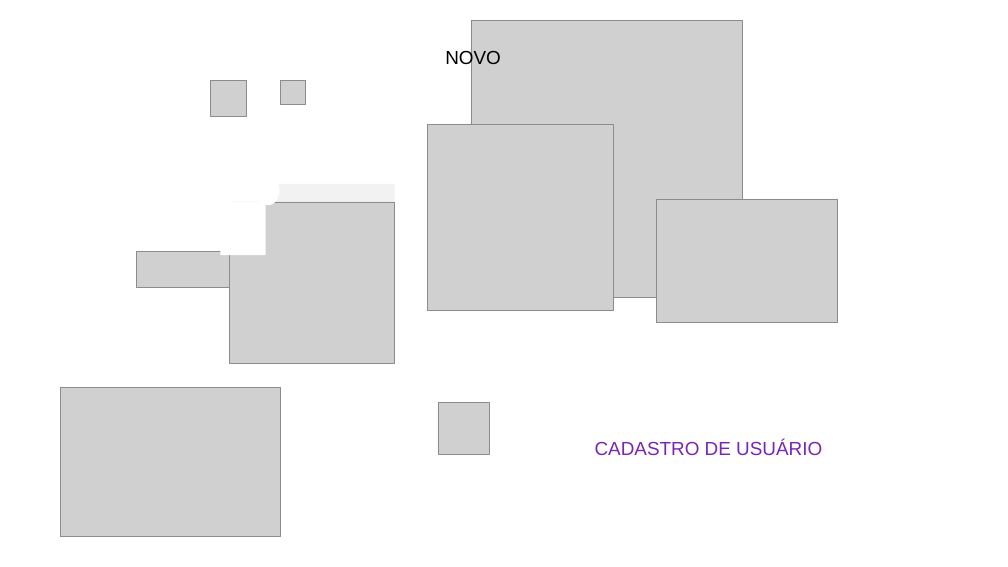
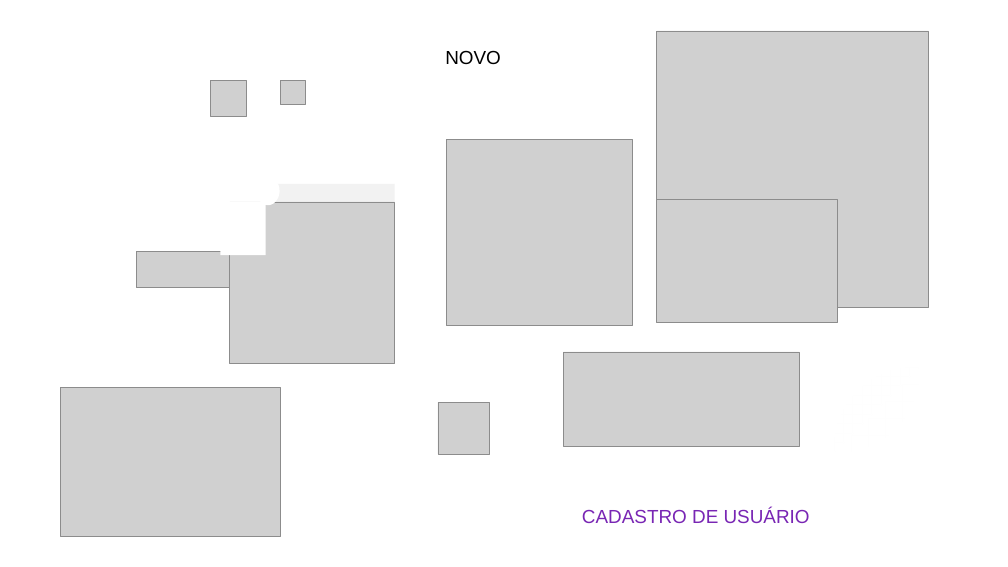
Before and after one commit to luanlls/edugoo, a slide deck: slide 8 of TELAS.pptx (slide 7 before the commit). Drawn at 1008x567 pixels with LibreOffice and Linux fonts; fonts in the diff are those of the drawing; grey boxes stand for pictures. Boxes give left, top, right and bottom in pixels: in the first picture for what was removed or moved away, otherwise in the second. Text is boxed around its words. In the diff, an @@ line names an element or a change of style, - is before the commit and + after.

```diff
--- a/TELAS.pptx
+++ b/TELAS.pptx
@@ picture: place and size @@
-picture at [471,21,743,298]
+picture at [657,31,928,307]
@@ picture: place and size @@
-picture at [427,125,613,311]
+picture at [447,140,633,326]
@@ picture added at [563,352,799,446] @@
@@ text "CADASTRO DE USUÁRIO": place and size @@
-text "CADASTRO DE USUÁRIO" at [595,440,822,455]
+text "CADASTRO DE USUÁRIO" at [582,508,810,523]
```
Also in this commit, not shown: 1 slide added, 28 other files.
